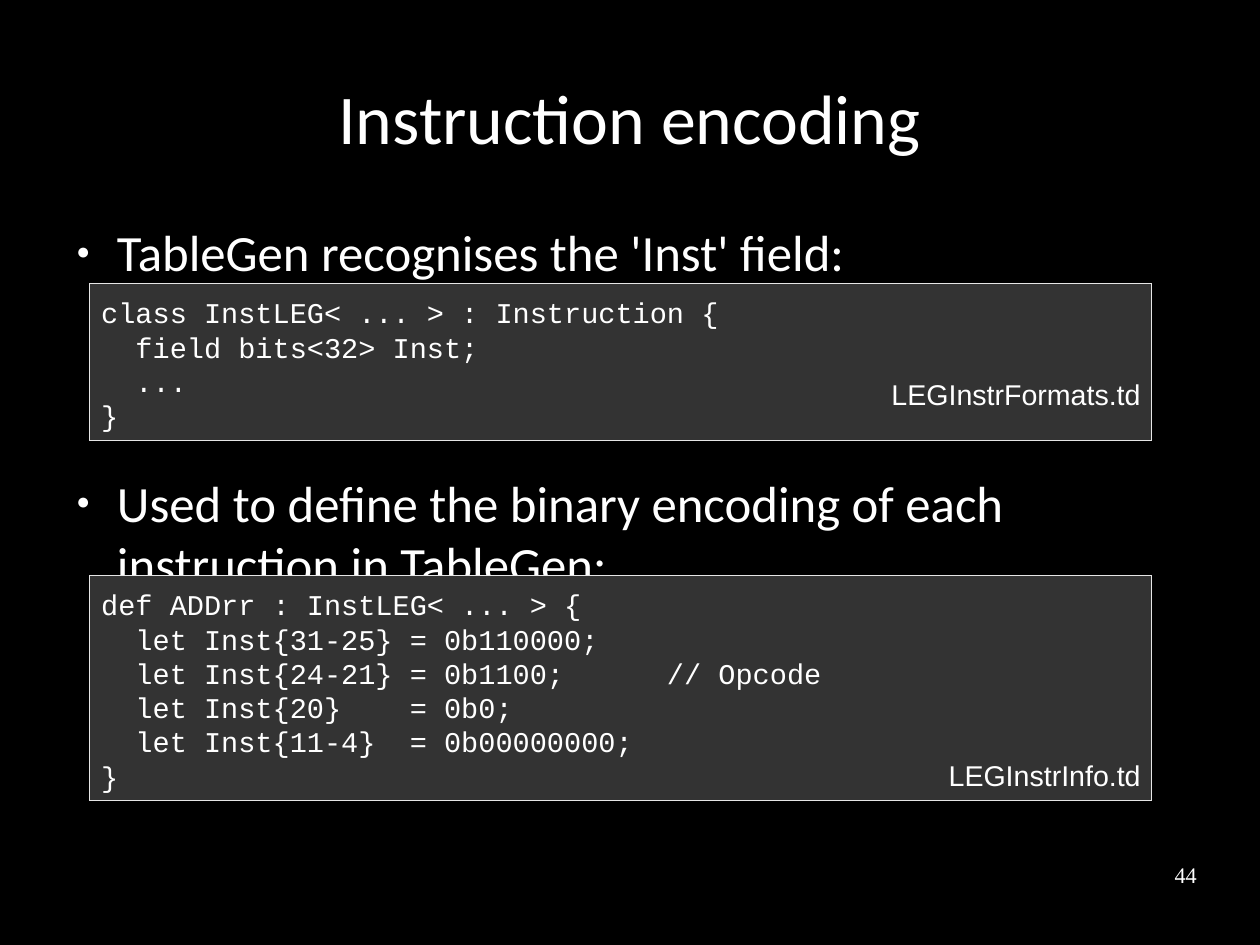
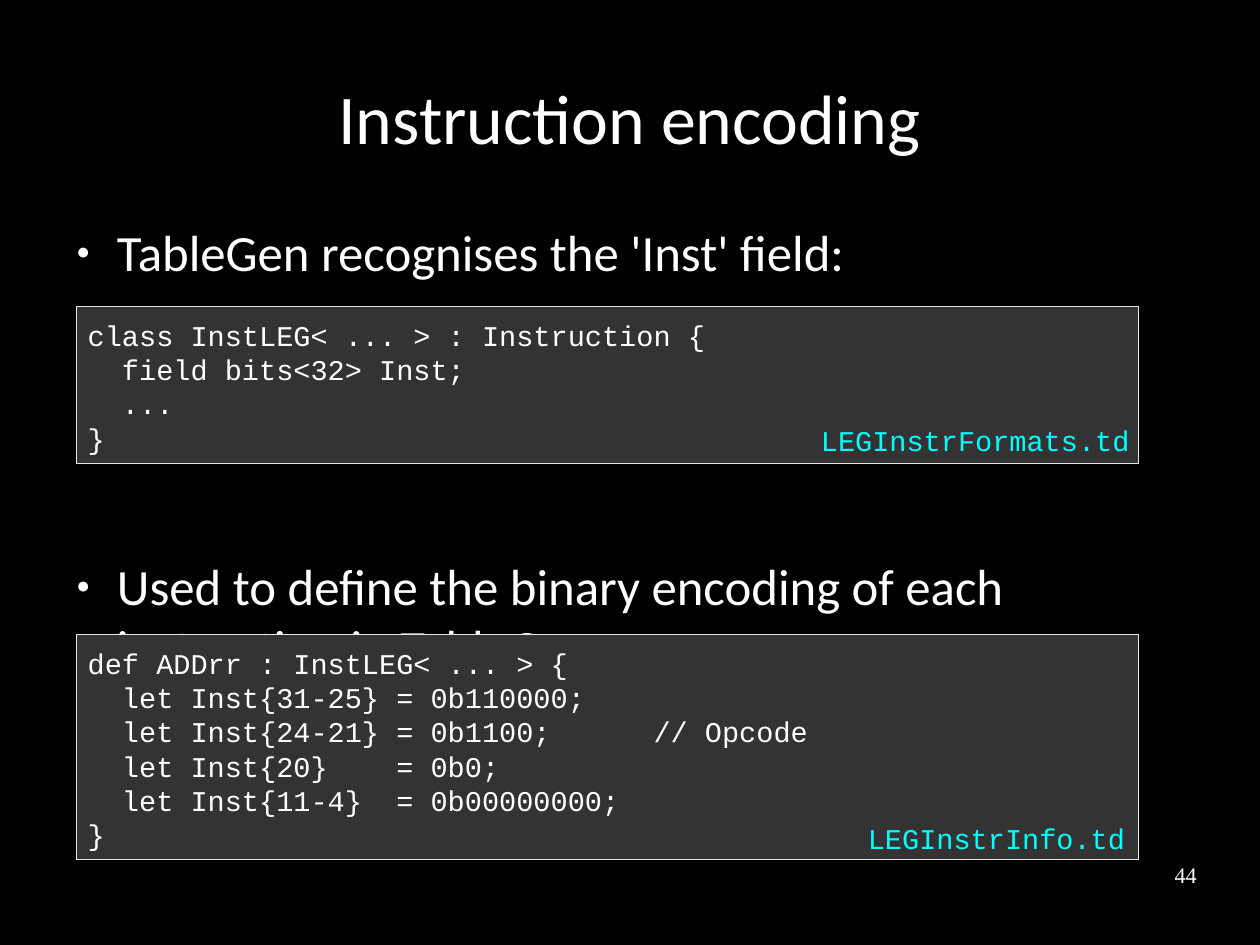
Before and after one commit to frasercrmck/llvm-leg, a slide deck: slide 44 of docs/Codeplay/Slides.odp. Drawn at 1260x945 pixels with LibreOffice and Linux fonts; fonts in the diff are those of the drawing. Boxes give left, top, right and bottom in pixels: in the first picture for what was removed or moved away, otherwise in the second. Text is boxed around its words. In the diff, an @@ line names an element or a change of style, - is before the commit and + after.

Commit message:
Fixing code text box / file name layout.

```diff
--- a/docs/Codeplay/Slides.odp
+++ b/docs/Codeplay/Slides.odp
@@ text "TableGen recognises the 'Inst' field:" rewrapped from [117, 235, 1003, 595] to [117, 235, 1003, 678] @@
@@ rectangle "class InstLEG< ... > : ...": place and size @@
-rectangle "class InstLEG< ... > : ..." at [90, 284, 1153, 440]
+rectangle "class InstLEG< ... > : ..." at [77, 306, 1139, 463]
@@ text "LEGInstrFormats.td": place and size @@
-text "LEGInstrFormats.td" at [891, 384, 1140, 406]
+text "LEGInstrFormats.td" at [821, 431, 1130, 452]
@@ text "LEGInstrFormats.td" at [821, 431, 1130, 452]: font Arial to Courier New, text colour #FFFFFF to #00FFFF @@
@@ rectangle "def ADDrr : InstLEG< ... ...": place and size @@
-rectangle "def ADDrr : InstLEG< ... ..." at [90, 576, 1153, 802]
+rectangle "def ADDrr : InstLEG< ... ..." at [77, 635, 1139, 860]
@@ text "LEGInstrInfo.td" at [868, 829, 1125, 850]: font Arial to Courier New, text colour #FFFFFF to #00FFFF @@
@@ text "LEGInstrInfo.td": place and size @@
-text "LEGInstrInfo.td" at [949, 765, 1141, 787]
+text "LEGInstrInfo.td" at [868, 829, 1125, 850]
```
Also in this commit, not shown: 12 other slides changed.
